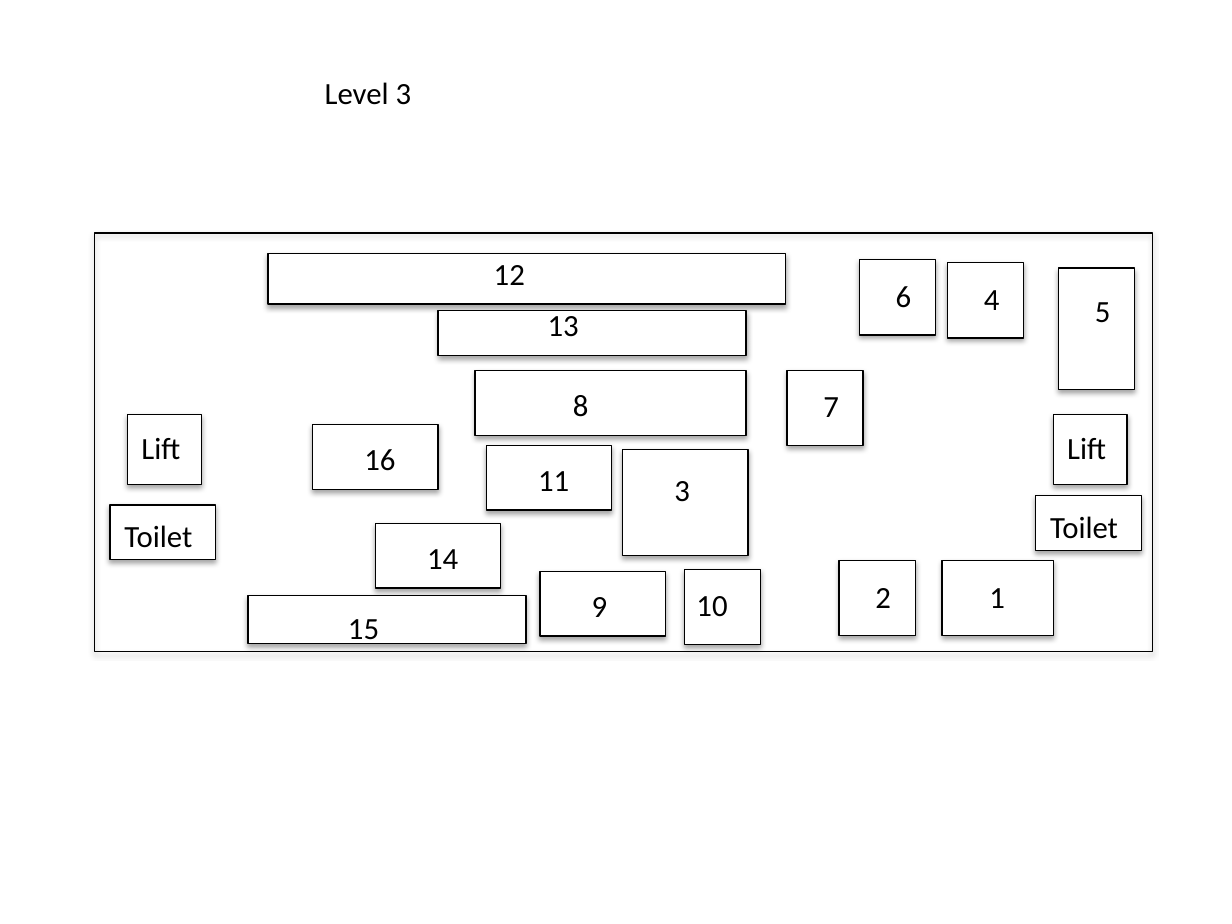
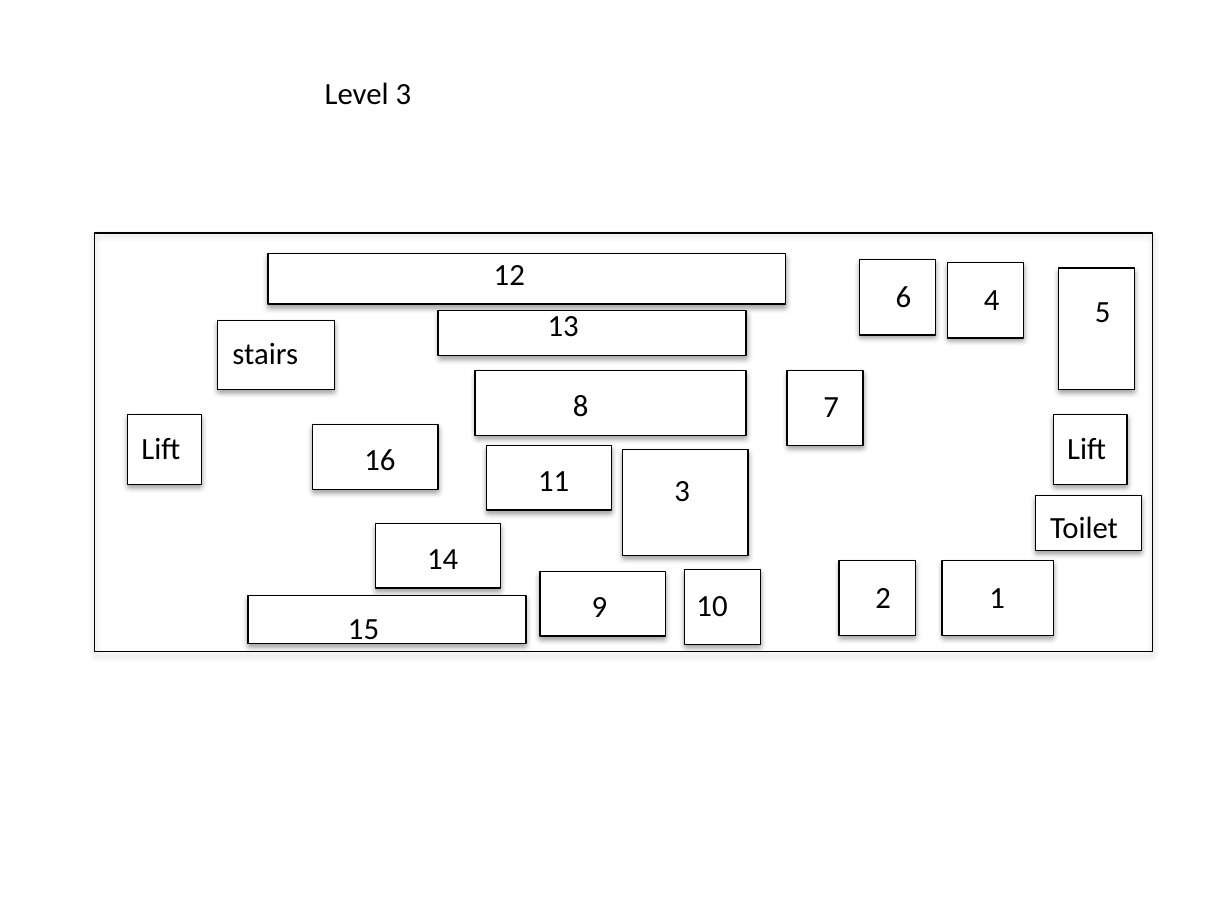
Before and after one commit to Glasgow19/team-4, a slide deck: slide 1 of level3.pptx. Drawn at 1232x924 pixels with LibreOffice and Linux fonts; fonts in the diff are those of the drawing. Boxes give left, top, right and bottom in pixels: in the first picture for what was removed or moved away, otherwise in the second. Text is boxed around its words. In the diff, an @@ line names an element or a change of style, - is before the commit and + after.

```diff
--- a/level3.pptx
+++ b/level3.pptx
@@ rectangle: place and size @@
-rectangle at <box>110,505,216,561</box>
+rectangle at <box>218,320,335,389</box>
@@ text added at <box>232,343,298,365</box>, 18 pt, text #000000 @@
+stairs
@@ text removed at <box>124,525,192,548</box> @@
-Toilet
```
Also in this commit, not shown: 1 slide added, 1 other file.
